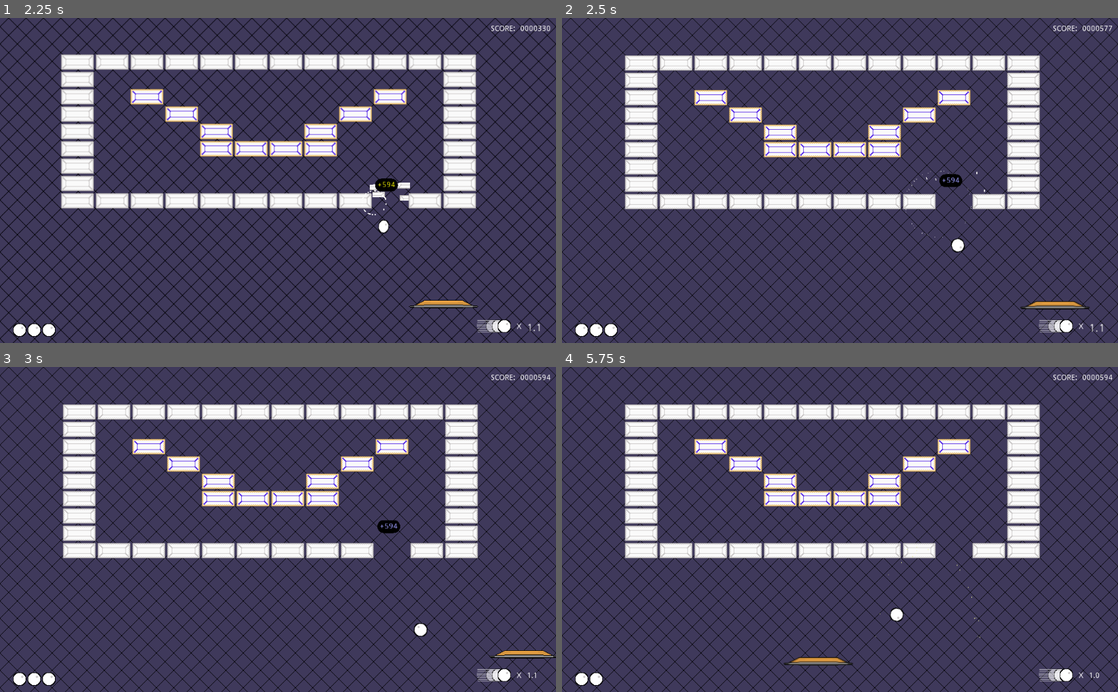
Above: before the commit, frames 1-4 (two rows, left to right).
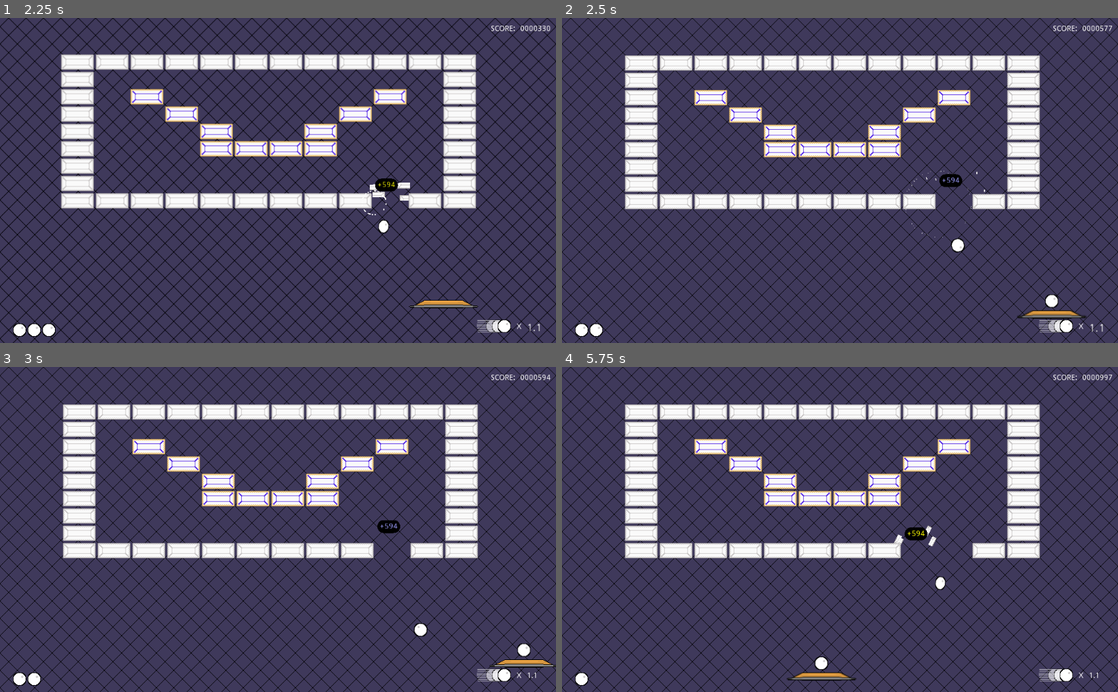
Above: after the commit, the same moments.

Repository: Anatolij-Grigorjev/Breakout4Godot
Game: Godot game, scene res://BreakoutGame.tscn
Same seed, same stepped clock (60 frames per second), same inputs: the game is played once before the commit and once after it.
Inputs (mouse positions are in pixels of both pictures, inside the frame that each line leads up to):
- Up to frame 1 (2.25 s): tap Enter (ui_accept) at 0.5, 0.77 s; move the mouse to (400, 164) at 0.52 s; hold Right (paddle_right) 0.53-1.25 s; tap Space (paddle_launch_ball) at 0.6 s; click (400, 164) at 0.67 s; drag from (166, 196) to (250, 245) at 1.27 s; move the mouse to (333, 109) at 2.02 s; hold Right (paddle_right) from 2.03 s (still down); tap Alt at 2.1 s
- Up to frame 2 (2.5 s): keep holding Right (paddle_right); tap Space (paddle_launch_ball) at 2.3 s
- Up to frame 3 (3 s): release Right (paddle_right) at 2.75 s; drag from (250, 594) to (111, 480) at 2.77 s
- Up to frame 4 (5.75 s): move the mouse to (1006, 578) at 3.52 s; hold Left (paddle_left) 3.53-4.25 s; tap Shift at 3.6 s; tap Enter (ui_accept) at 3.77 s; tap Space (paddle_launch_ball) at 3.8, 5.1 s; drag from (673, 480) to (756, 448) at 4.27 s; move the mouse to (867, 529) at 5.02 s; hold Left (paddle_left) from 5.03 s (still down); click (867, 529) at 5.17 s

Frame 1 is identical in both runs. In frame 2, 0.6% of the frame differs, in the area x 7-95%, y 85-99%; in frame 3, 0.6%; in frame 4, 1.3%, in the area x 5-99%, y 2-99%.

Commit message:
create ball on paddle from extra lives

Diff:
--- a/game/BreakoutGame.gd
+++ b/game/BreakoutGame.gd
@@ -33,9 +33,11 @@
 	bricks.connect("brick_damaged", self, "_on_brick_damaged")
 	bricks.connect("map_cleared", self, "_on_bricksmap_cleared")
 	ballLossArea.connect("ball_fell", self, "_on_ball_fallen")
+
 	paddle.connect("ball_speedup_requested", self, "_on_paddle_ball_speedup_requested")
 	paddle.connect("ball_speedup_started", self, "_on_paddle_ball_speedup_started")
 	paddle.connect("ball_speedup_ended", self, "_on_paddle_ball_speedup_ended")
+	paddle.connect("request_launch_ball", self, "_on_paddle_new_ball_requested")
 
 
 func _process(delta):
@@ -57,6 +59,15 @@
 	livesCounter.numExtraBalls = 3
 
 	bricks.reset_bricks()
+
+
+func _on_paddle_new_ball_requested():
+	if livesCounter.numExtraBalls <= 0 or paddle.ball_attached:
+		return
+
+	livesCounter.numExtraBalls -= 1
+	var new_ball = load("res://ball/Ball.tscn").instance()
+	paddle.attach_ball(new_ball)
 
 
 
@@ -113,6 +124,9 @@
 
 func _on_ball_fallen(ball):
 
+	var num_balls_in_scene = get_tree().get_nodes_in_group("ball").size()
+	if num_balls_in_scene > 1:
+		return
 	if (livesCounter.numExtraBalls <= 0):
 		emit_signal("game_over", scoreCounter.value)
 		ball.stop()
--- a/game/paddle/Paddle.gd
+++ b/game/paddle/Paddle.gd
@@ -64,6 +64,8 @@
 	if input_enabled and Input.is_action_just_released("paddle_launch_ball"):
 		if ball_attached:
 			_launch_ball()
+		else:
+			emit_signal("request_launch_ball")
 	if input_enabled and Input.is_action_pressed("paddle_ball_speedup"):
 		_ensure_speedup_cooldown_active()
 	else:
